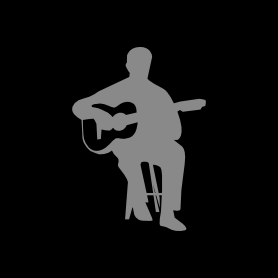
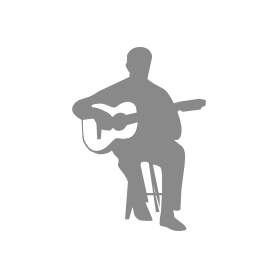
Revision of a layered 278px x 278px image; what changed, layer by layer:
hid "Layer 2" over [0, 0, 278, 278]
